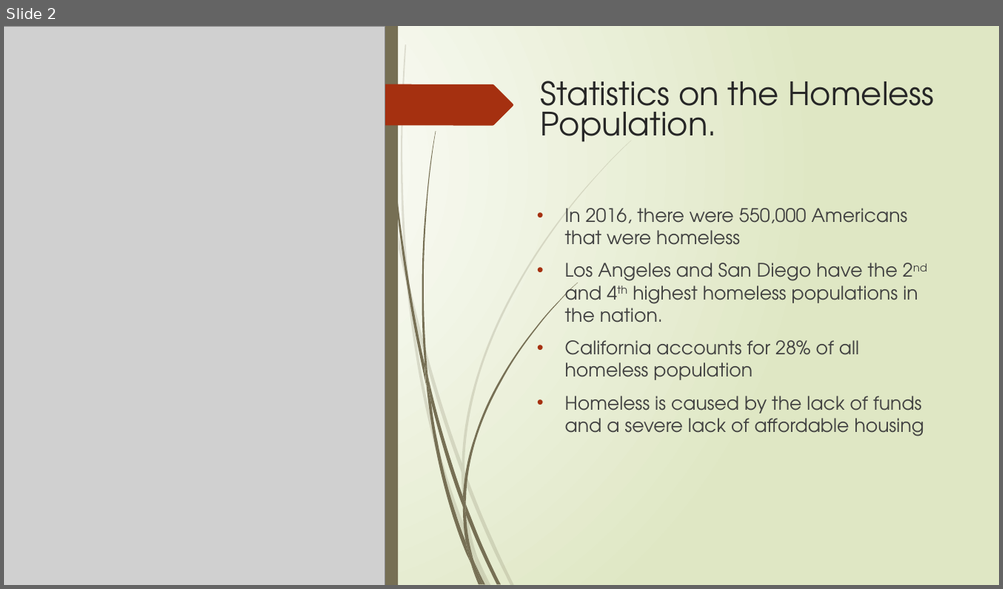
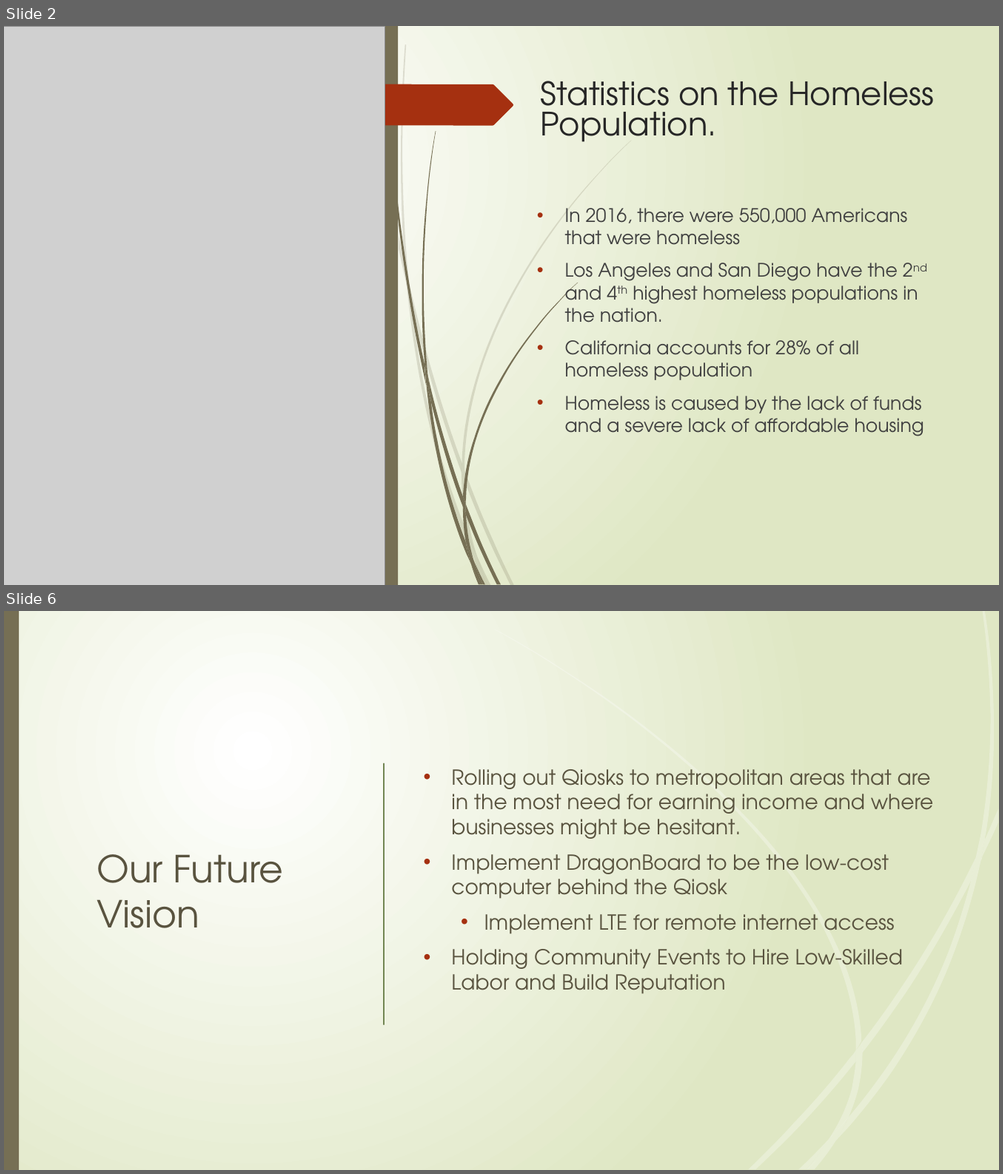
Before and after one commit to tkakusa/Qiosk, a slide deck: Helping the Homeless with QCare Qiosk.pptx. Shown one above the other, each under a label of ours: slide 2 before the commit, slides 2 and 6 after it; the slides between them are not shown. The pictures are 1003x589 and 1003x1174 pixels, drawn with LibreOffice and Linux fonts; fonts in the diff are those of the drawing; grey boxes stand for pictures. Boxes give left, top, right and bottom in pixels: in the first picture for what was removed or moved away, otherwise in the second. Text is boxed around its words. In the diff, an @@ line names an element or a change of style, - is before the commit and + after.

```diff
--- a/Helping the Homeless with QCare Qiosk.pptx
+++ b/Helping the Homeless with QCare Qiosk.pptx
@@ slide 6 added at bbox=[4, 611, 999, 1170], background gradient #FFFFFF to #DFE8C4; not listed: 11 template elements that a slide beside it also shows @@
@@ rectangle added at bbox=[4, 611, 999, 1170], fill gradient #FFFFFF to #DFE8C4 @@
@@ rectangle added at bbox=[4, 611, 19, 1170], fill #766F54 @@
@@ line added from (384, 764) to (384, 1025), #728653 1.25 pt @@
@@ text added at bbox=[451, 769, 933, 994], 20 pt, text #59533F @@
+• Rolling out Qiosks to metropolitan areas that are in the most need for earning income and where businesses might be hesitant.
+• Implement DragonBoard to be the low-cost computer behind the Qiosk
+  • Implement LTE for remote internet access
+• Holding Community Events to Hire Low-Skilled Labor and Build Reputation
@@ title added at bbox=[96, 854, 284, 928], 36 pt, text #59533F @@
+Our Future Vision
@@ group added at bbox=[12, 725, 237, 1144]: 5 freeform shapes @@
@@ group added at bbox=[42, 716, 198, 1150]: 7 freeform shapes @@
@@ group added at bbox=[494, 611, 999, 1170]: 12 freeform shapes @@
```
Also in this commit, not shown: 1 slide changed, 2 other slides added, 3 other files.
